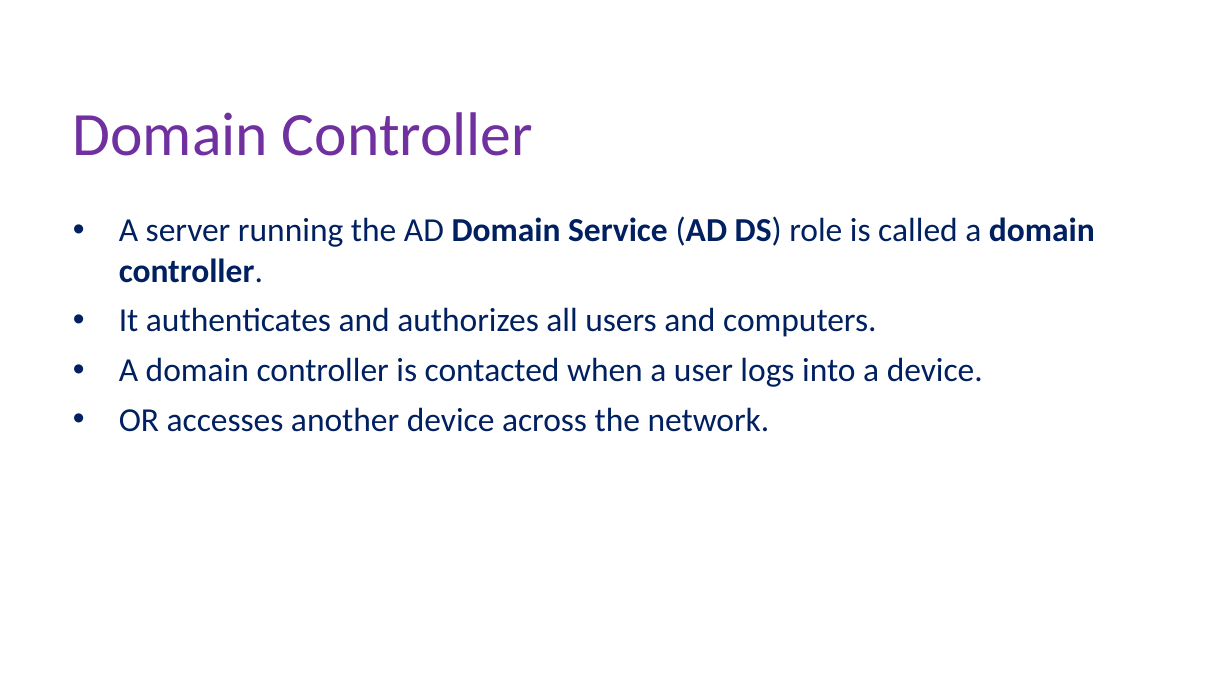
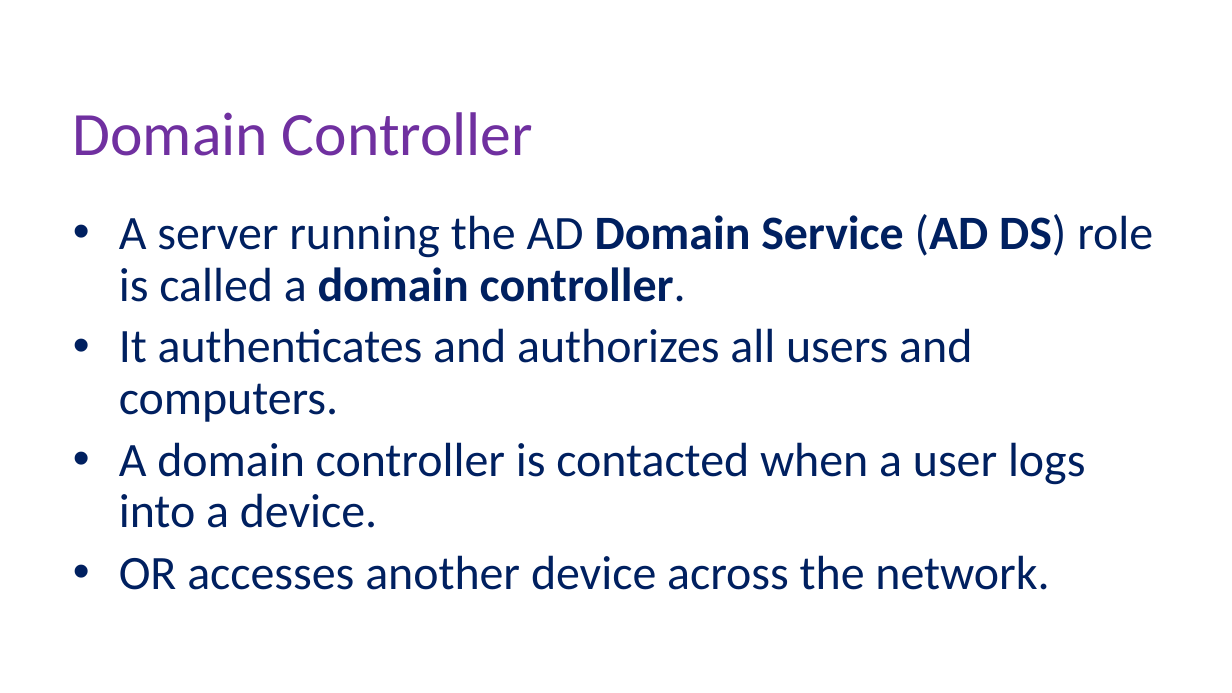
Before and after one commit to Hero-Team/active-drictory-installation-and-configuration-on-windows-server, a slide deck: slide 6 of active.pptx. Drawn at 1232x693 pixels with LibreOffice and Linux fonts; fonts in the diff are those of the drawing; background and template pictures are left out. Boxes give left, top, right and bottom in pixels: in the first picture for what was removed or moved away, otherwise in the second. Text is boxed around its words. In the diff, an @@ line names an element or a change of style, - is before the commit and + after.

```diff
--- a/active.pptx
+++ b/active.pptx
@@ text "A server running the AD ..." at (119, 214, 1153, 590): size 19.6 to 28 pt; line spacing 1 to 0.9 @@
```
Also in this commit, not shown: 1 other slide changed.
